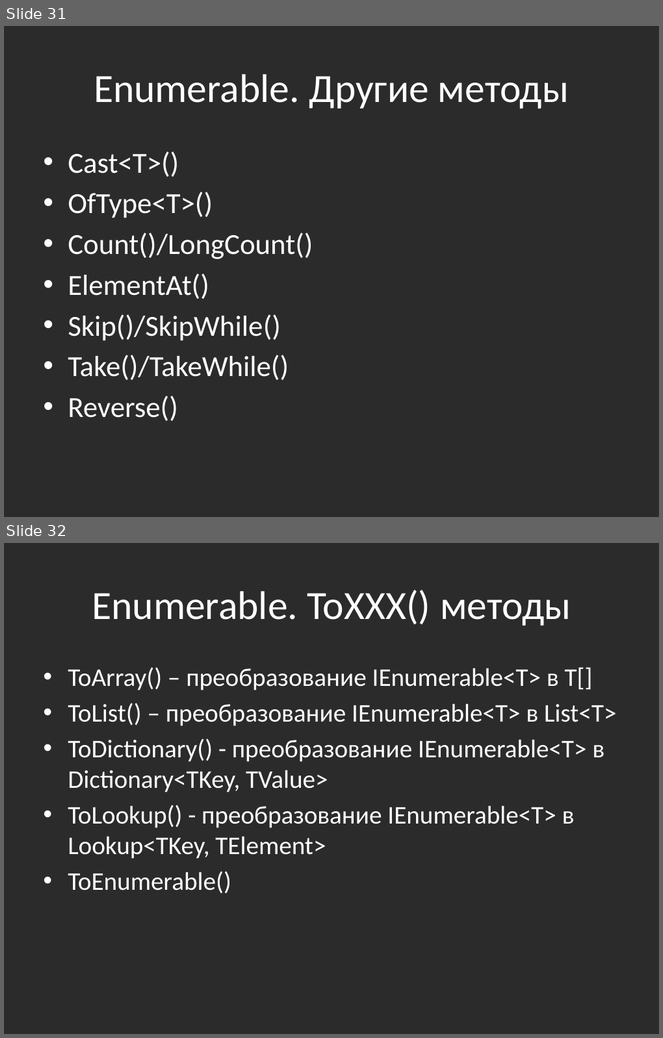
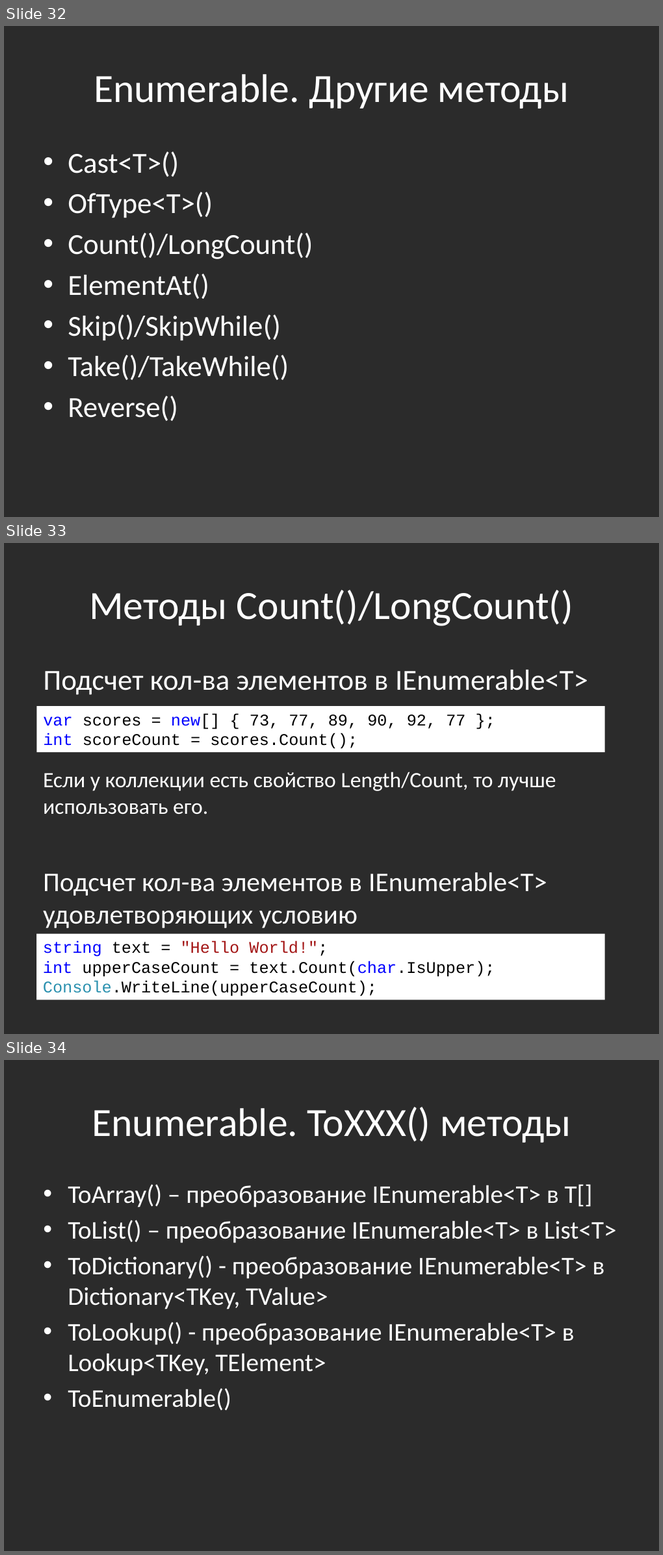
Before and after one commit to bazile/Training, a slide deck: Presentation/lesson-11-linq.pptx. Shown one above the other, each under a label of ours: slides 31 and 32 before the commit, slides 32, 33 and 34 after it. The pictures are 663x1038 and 663x1555 pixels, drawn with LibreOffice and Linux fonts; fonts in the diff are those of the drawing; background and template pictures are left out; a plain dark background stands for a picture behind light text. Boxes give left, top, right and bottom in pixels: in the first picture for what was removed or moved away, otherwise in the second. Text is boxed around its words. In the diff, an @@ line names an element or a change of style, - is before the commit and + after.

Commit message:
Lambdas and Count() examples

```diff
--- a/Presentation/lesson-11-linq.pptx
+++ b/Presentation/lesson-11-linq.pptx
@@ slide 33 added at bbox=[4, 543, 659, 1034], background picture (left out) @@
@@ title added at bbox=[89, 590, 573, 626], 44 pt, text #FFFFFF @@
+Методы Count()/LongCount()
@@ text added at bbox=[43, 670, 588, 695], 32 pt, text #FFFFFF @@
+Подсчет кол-ва элементов в IEnumerable<T>
@@ rectangle added at bbox=[36, 706, 605, 753], fill #FFFFFF, 18 pt, text #000000 @@
+var scores = new[] { 73, 77, 89, 90, 92, 77 };
+int scoreCount = scores.Count();
@@ text added at bbox=[43, 772, 556, 815], 24 pt, text #FFFFFF @@
+Если у коллекции есть свойство Length/Count, то лучше использовать его.
@@ text added at bbox=[43, 873, 547, 928], 29.6 pt, text #FFFFFF @@
+Подсчет кол-ва элементов в IEnumerable<T> удовлетворяющих условию
@@ rectangle added at bbox=[36, 934, 605, 1001], fill #FFFFFF, 18 pt, text #000000 @@
+string text = "Hello World!";
+int upperCaseCount = text.Count(char.IsUpper);
+Console.WriteLine(upperCaseCount);
@@ what was slide 31 is now slide 32 @@
@@ what was slide 32 is now slide 34 @@
```
Also in this commit, not shown: 1 other slide added.
